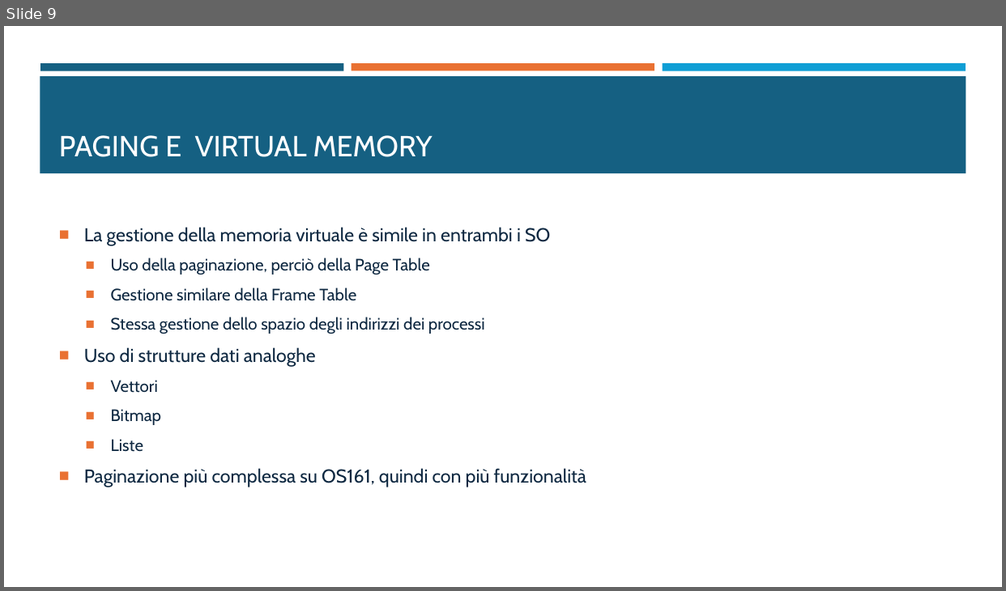
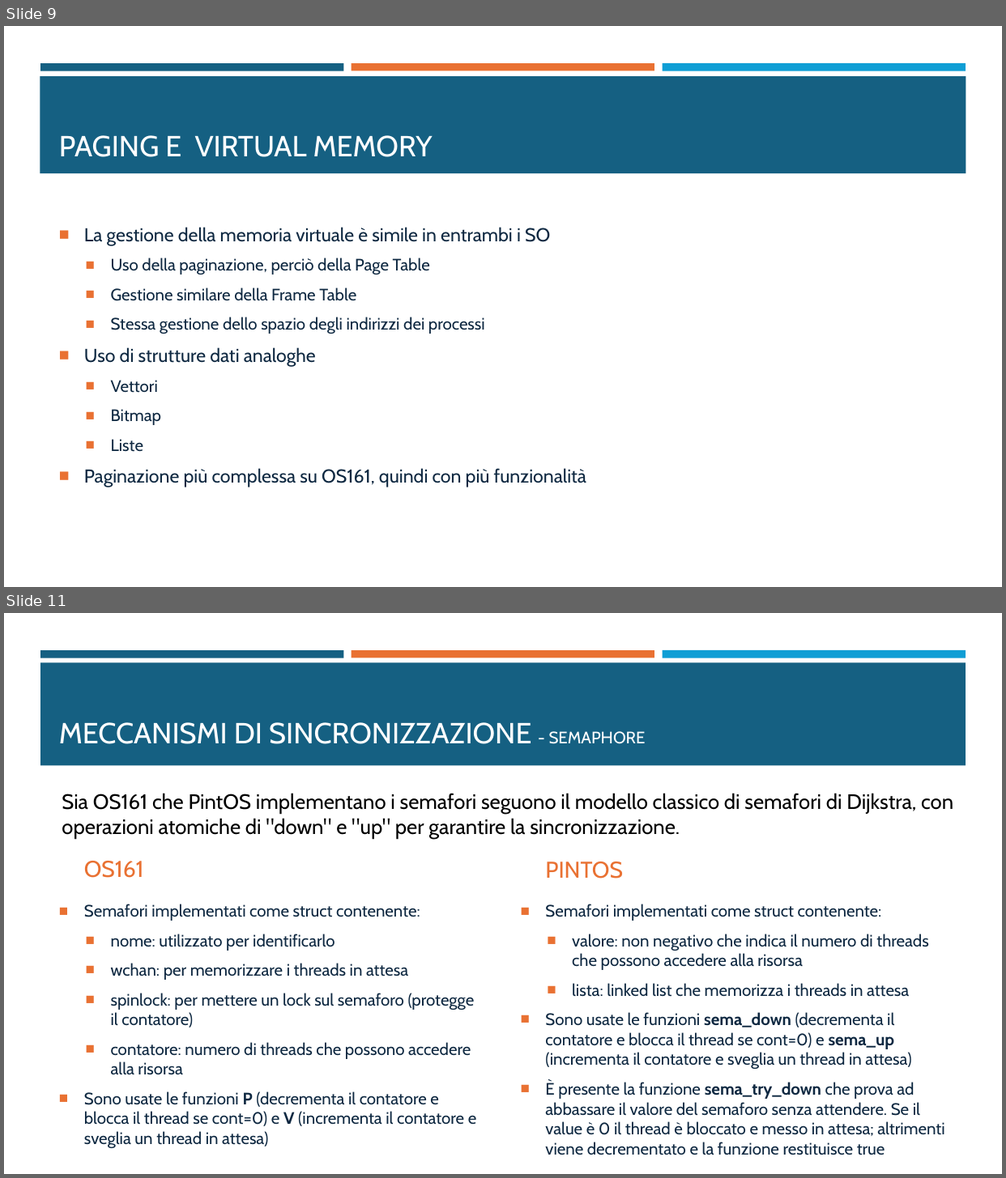
Before and after one commit to fraancyM/PintOS, a slide deck: Progetto_SO.pptx. Shown one above the other, each under a label of ours: slide 9 before the commit, slides 9 and 11 after it; the slides between them are not shown. The pictures are 1006x591 and 1006x1178 pixels, drawn with LibreOffice and Linux fonts; fonts in the diff are those of the drawing. Boxes give left, top, right and bottom in pixels: in the first picture for what was removed or moved away, otherwise in the second. Text is boxed around its words. In the diff, an @@ line names an element or a change of style, - is before the commit and + after.

```diff
--- a/Progetto_SO.pptx
+++ b/Progetto_SO.pptx
@@ slide 11 added at [4,613,1002,1174], background #FFFFFF; not listed: 3 template elements that a slide beside it also shows @@
@@ rectangle added at [40,662,966,766], fill #156082 @@
@@ title added at [59,722,646,744], 28 pt, text #FFFFFF @@
+MECCANISMI DI SINCRONIZZAZIONE - SEMAPHORE
@@ text added at [62,793,953,839], 20 pt, text #000000 @@
+Sia OS161 che PintOS implementano i semafori seguono il modello classico di semafori di Dijkstra, con operazioni atomiche di "down" e "up" per garantire la sincronizzazione.
@@ text added at [84,861,144,878], 22 pt, text #E97132 @@
+OS161
@@ text added at [545,862,623,879], 22 pt, text #E97132 @@
+PINTOS
@@ text added at [84,904,477,1148], 16 pt, text #0E2841 @@
+■ Semafori implementati come struct contenente:
+  ■ nome: utilizzato per identificarlo
+  ■ wchan: per memorizzare i threads in attesa
+  ■ spinlock: per mettere un lock sul semaforo (protegge il contatore)
+  ■ contatore: numero di threads che possono accedere alla risorsa
+■ Sono usate le funzioni P (decrementa il contatore e blocca il thread se cont=0) e V (incrementa il contatore e sveglia un thread in attesa)
@@ text added at [545,934,944,1156], 16 pt, text #0E2841 @@
+■ Semafori implementati come struct contenente:
+  ■ valore: non negativo che indica il numero di threads che possono accedere alla risorsa
+  ■ lista: linked list che memorizza i threads in attesa
+■ Sono usate le funzioni sema_down (decrementa il contatore e blocca il thread se cont=0) e sema_up (incrementa il contatore e sveglia un thread in attesa)
+■ È presente la funzione sema_try_down che prova ad abbassare il valore del semaforo senza attendere. Se il value è 0 il thread è bloccato e messo in attesa; altrimenti viene decrementato e la funzione restituisce true
```
Also in this commit, not shown: 1 slide changed, 2 other slides added.
